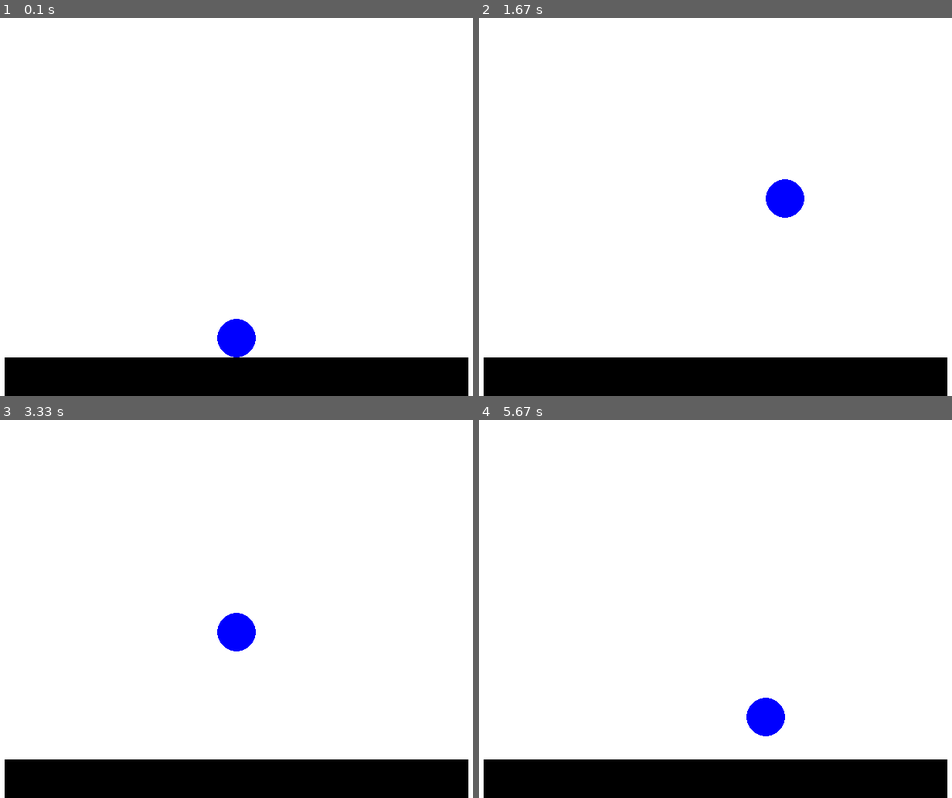
Above: before the commit, frames 1-4 (two rows, left to right).
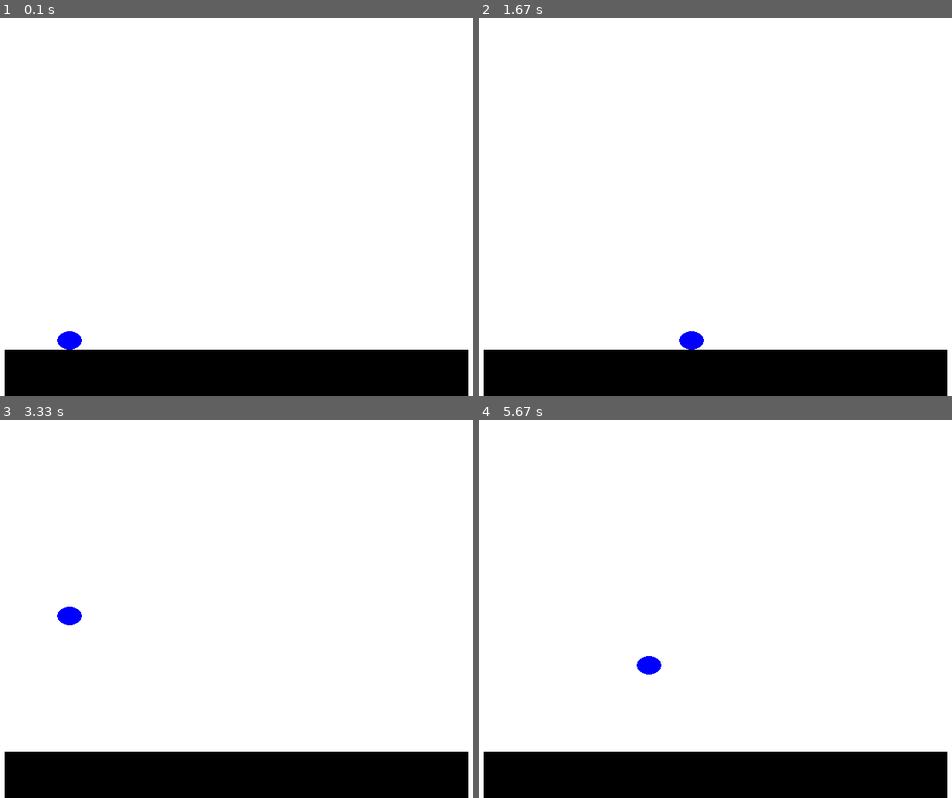
Above: after the commit, the same moments.

Repository: UCHMS19-20/final-project-circle_wars-py
Game: pygame game, started from src/game.py
Two runs of this game, one before a commit and one after it. Both use one fixed random seed, a clock stepped at 60 frames per second and the inputs below.
Inputs:
- Up to frame 1 (0.1 s): no input
- Up to frame 2 (1.67 s): hold Right 0.33-0.8 s; hold Up 0.83-1.13 s; hold Right 1.17-1.63 s
- Up to frame 3 (3.33 s): hold Left 1.67-2.2 s; hold Down 2.23-2.53 s; hold Left 2.57-2.97 s; hold Up from 3 s (still down)
- Up to frame 4 (5.67 s): release Up at 3.37 s; hold Right 3.4-4.03 s; hold Left 4.47-4.93 s; hold Right 4.97-5.43 s; hold Up from 5.47 s (still down)

The runs differ from the first frame. In frame 1, 2.7% of the frame differs, in the area x 0-100%, y 79-90%; in frame 2, 2.8%, in the area x 0-100%, y 42-90%; in frame 3, 2.8%; in frame 4, 2.8%.

Commit message:
Update game.py

Diff:
--- a/src/game.py
+++ b/src/game.py
@@ -4,27 +4,39 @@
 
 jump_current = 1
 
-display = {
-    "width": 800,
-    "height": 600
-}
+width = 800
+height = 600
 
 character = {
-    "radius": 25,
-    "x": 400,
-    "y": 525,
+    "radius_x": width/25,
+    "radius_y": height/25,
+    "x": (width*0.25)-(width/25),
+    "y": (height*0.9)-(height/25),
     "increment": 5
 }
 
-win = pygame.display.set_mode((display["width"], display["height"]))
+win = pygame.display.set_mode((width,height), pygame.RESIZABLE)
 
 while True:
-    pygame.time.delay(50)
+    pygame.time.delay(25)
     win.fill((255, 255, 255))
 
     for event in pygame.event.get():
         if event.type == pygame.QUIT:
             pygame.quit()
+
+    if event.type == pygame.VIDEORESIZE:
+        surface = pygame.display.set_mode((event.w, event.h),
+            pygame.RESIZABLE)
+        width = event.w
+        height = event.h
+        character = {
+            "radius_x": width/25,
+            "radius_y": height/25,
+            "x": (width*0.25)-(width/25),
+            "y": (height*0.9)-(height/25),
+            "increment": 5
+        }
 
     keys = pygame.key.get_pressed()
 
@@ -35,21 +47,21 @@
         character["x"] += character["increment"]
 
     if keys[pygame.K_DOWN]:
-        character["y"] = 525
+        character["y"] = (height*0.9)-(height/25)
         jump_current = 1
 
     if keys[pygame.K_UP] or jump_current > 1:
         if jump_current <= 10:
-            character["y"] -= (jump_current ** 2)
+            character["y"] -= round((jump_current ** 2) * 0.5)
             jump_current += 1
         if jump_current > 10:
-            character["y"] += ((jump_current-10) ** 2)
+            character["y"] += round(((jump_current-10) ** 2) *0.5)
             jump_current += 1
         if jump_current > 20:
             jump_current = 1
 
-    pygame.draw.rect(win, (0, 0, 0), [100, 550, 600, 50])
+    pygame.draw.rect(win, (0, 0, 0), [width*0.125, height*0.9, width*0.75, height*0.1])
 
-    pygame.draw.circle(win, (0, 0, 255), (character["x"], character["y"]), character["radius"])
+    pygame.draw.ellipse(win, (0, 0, 255), (character["x"], character["y"], character["radius_x"], character["radius_y"]), width == 0)
 
     pygame.display.update()
